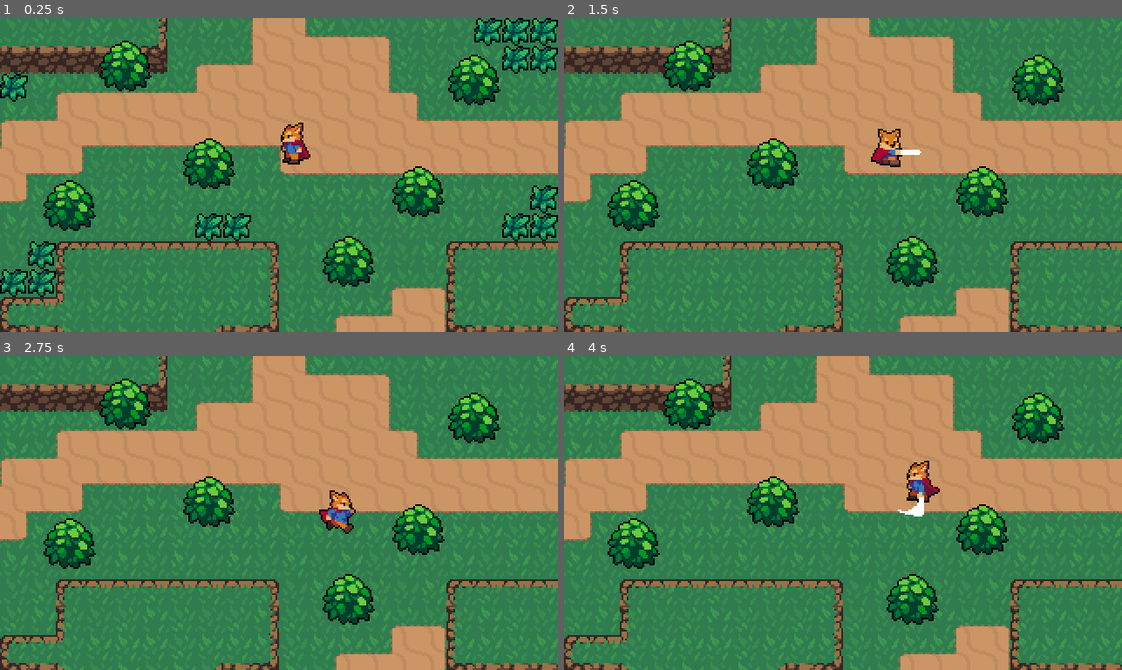
Above: before the commit, frames 1-4 (two rows, left to right).
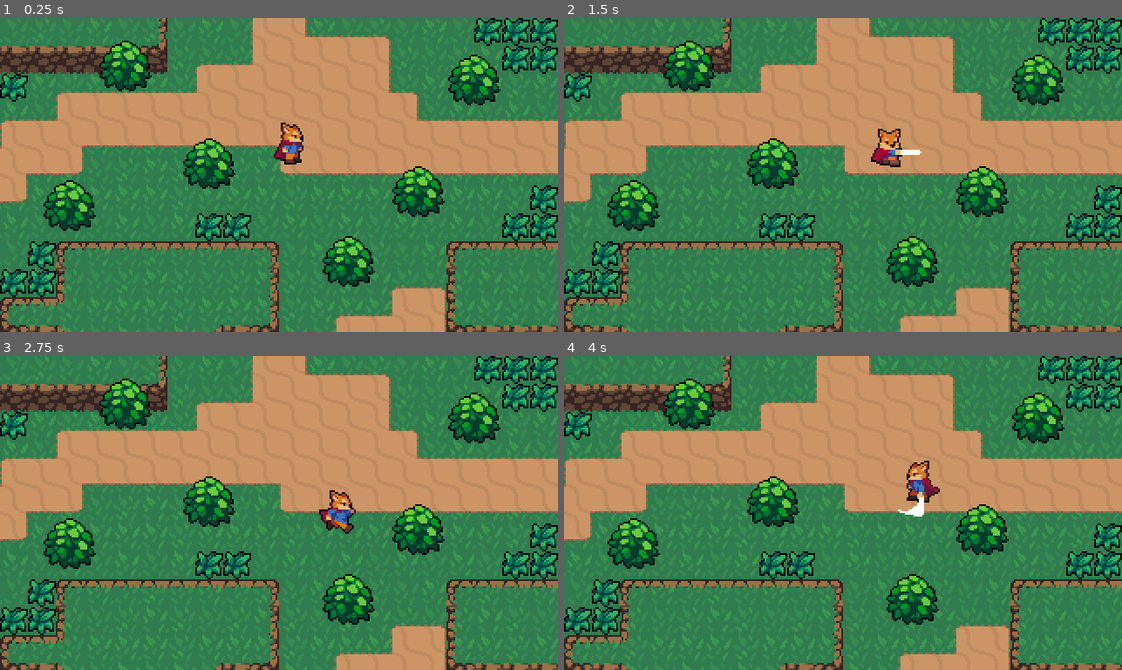
Above: after the commit, the same moments.

Repository: Emka5885/Godot_01
Game: Godot game, scene res://World.tscn
Same seed, same stepped clock (60 frames per second), same inputs: the game is played once before the commit and once after it.
Inputs:
- Up to frame 1 (0.25 s): no input
- Up to frame 2 (1.5 s): tap Enter at 0.5 s; hold Right (ui_right) 0.53-1.28 s; tap Space (attack) at 0.6, 1.35 s; hold Down (ui_down) from 1.28 s (still down)
- Up to frame 3 (2.75 s): release Down (ui_down) at 2.03 s; hold Right (ui_right) from 2.03 s (still down); tap Space (attack) at 2.1 s
- Up to frame 4 (4 s): release Right (ui_right) at 2.78 s; hold Up (ui_up) 2.78-3.53 s; tap Space (attack) at 2.85, 3.6 s; hold Left (ui_left) from 3.53 s (still down)

The runs differ from the first frame. In frame 1, 0.4% of the frame differs, in the area x 49-56%, y 33-47%; in frame 2, 4.7%, in the area x 0-100%, y 0-89%; in frame 3, 4.7%; in frame 4, 4.7%.

Commit message:
#11 - całość

Diff:
--- /dev/null
+++ b/Action RPG/Overlap/Hitbox.tscn
@@ -0,0 +1,7 @@
+[gd_scene format=2]
+
+[node name="Hitbox" type="Area2D"]
+collision_layer = 0
+collision_mask = 0
+
+[node name="CollisionShape2D" type="CollisionShape2D" parent="."]
--- /dev/null
+++ b/Action RPG/Overlap/Hurtbox.tscn
@@ -0,0 +1,7 @@
+[gd_scene format=2]
+
+[node name="Hurtbox" type="Area2D"]
+collision_layer = 0
+collision_mask = 0
+
+[node name="CollisionShape2D" type="CollisionShape2D" parent="."]
--- a/Action RPG/Player/Player.tscn
+++ b/Action RPG/Player/Player.tscn
@@ -1,7 +1,8 @@
-[gd_scene load_steps=38 format=2]
+[gd_scene load_steps=44 format=2]
 
 [ext_resource path="res://Player/Player.gd" type="Script" id=1]
 [ext_resource path="res://Player/Player.png" type="Texture" id=2]
+[ext_resource path="res://Overlap/Hitbox.tscn" type="PackedScene" id=3]
 
 [sub_resource type="CapsuleShape2D" id=1]
 radius = 4.0
@@ -36,6 +37,30 @@
 "method": "attack_animation_finished"
 } ]
 }
+tracks/2/type = "value"
+tracks/2/path = NodePath("HitboxPivot:rotation_degrees")
+tracks/2/interp = 1
+tracks/2/loop_wrap = true
+tracks/2/imported = false
+tracks/2/enabled = true
+tracks/2/keys = {
+"times": PoolRealArray( 0 ),
+"transitions": PoolRealArray( 1 ),
+"update": 0,
+"values": [ 90.0 ]
+}
+tracks/3/type = "value"
+tracks/3/path = NodePath("HitboxPivot/SwordHitbox/CollisionShape2D:disabled")
+tracks/3/interp = 1
+tracks/3/loop_wrap = true
+tracks/3/imported = false
+tracks/3/enabled = true
+tracks/3/keys = {
+"times": PoolRealArray( 0.1, 0.3 ),
+"transitions": PoolRealArray( 1, 1 ),
+"update": 1,
+"values": [ false, true ]
+}
 
 [sub_resource type="Animation" id=26]
 resource_name = "AttackLeft"
@@ -66,6 +91,30 @@
 "method": "attack_animation_finished"
 } ]
 }
+tracks/2/type = "value"
+tracks/2/path = NodePath("HitboxPivot:rotation_degrees")
+tracks/2/interp = 1
+tracks/2/loop_wrap = true
+tracks/2/imported = false
+tracks/2/enabled = true
+tracks/2/keys = {
+"times": PoolRealArray( 0 ),
+"transitions": PoolRealArray( 1 ),
+"update": 0,
+"values": [ 180.0 ]
+}
+tracks/3/type = "value"
+tracks/3/path = NodePath("HitboxPivot/SwordHitbox/CollisionShape2D:disabled")
+tracks/3/interp = 1
+tracks/3/loop_wrap = true
+tracks/3/imported = false
+tracks/3/enabled = true
+tracks/3/keys = {
+"times": PoolRealArray( 0.1, 0.3 ),
+"transitions": PoolRealArray( 1, 1 ),
+"update": 1,
+"values": [ false, true ]
+}
 
 [sub_resource type="Animation" id=27]
 resource_name = "AttackRight"
@@ -96,6 +145,30 @@
 "method": "attack_animation_finished"
 } ]
 }
+tracks/2/type = "value"
+tracks/2/path = NodePath("HitboxPivot:rotation_degrees")
+tracks/2/interp = 1
+tracks/2/loop_wrap = true
+tracks/2/imported = false
+tracks/2/enabled = true
+tracks/2/keys = {
+"times": PoolRealArray( 0 ),
+"transitions": PoolRealArray( 1 ),
+"update": 0,
+"values": [ 0.0 ]
+}
+tracks/3/type = "value"
+tracks/3/path = NodePath("HitboxPivot/SwordHitbox/CollisionShape2D:disabled")
+tracks/3/interp = 1
+tracks/3/loop_wrap = true
+tracks/3/imported = false
+tracks/3/enabled = true
+tracks/3/keys = {
+"times": PoolRealArray( 0.1, 0.3 ),
+"transitions": PoolRealArray( 1, 1 ),
+"update": 1,
+"values": [ false, true ]
+}
 
 [sub_resource type="Animation" id=28]
 resource_name = "AttackUp"
@@ -126,6 +199,30 @@
 "method": "attack_animation_finished"
 } ]
 }
+tracks/2/type = "value"
+tracks/2/path = NodePath("HitboxPivot:rotation_degrees")
+tracks/2/interp = 1
+tracks/2/loop_wrap = true
+tracks/2/imported = false
+tracks/2/enabled = true
+tracks/2/keys = {
+"times": PoolRealArray( 0 ),
+"transitions": PoolRealArray( 1 ),
+"update": 0,
+"values": [ 270.0 ]
+}
+tracks/3/type = "value"
+tracks/3/path = NodePath("HitboxPivot/SwordHitbox/CollisionShape2D:disabled")
+tracks/3/interp = 1
+tracks/3/loop_wrap = true
+tracks/3/imported = false
+tracks/3/enabled = true
+tracks/3/keys = {
+"times": PoolRealArray( 0.1, 0.3 ),
+"transitions": PoolRealArray( 1, 1 ),
+"update": 1,
+"values": [ false, true ]
+}
 
 [sub_resource type="Animation" id=10]
 resource_name = "IdleDown"
@@ -208,6 +305,30 @@
 "transitions": PoolRealArray( 1 ),
 "update": 0,
 "values": [ 1 ]
+}
+tracks/1/type = "value"
+tracks/1/path = NodePath("HitboxPivot:rotation_degrees")
+tracks/1/interp = 1
+tracks/1/loop_wrap = true
+tracks/1/imported = false
+tracks/1/enabled = true
+tracks/1/keys = {
+"times": PoolRealArray( 0 ),
+"transitions": PoolRealArray( 1 ),
+"update": 0,
+"values": [ 0.0 ]
+}
+tracks/2/type = "value"
+tracks/2/path = NodePath("HitboxPivot/SwordHitbox/CollisionShape2D:disabled")
+tracks/2/interp = 1
+tracks/2/loop_wrap = true
+tracks/2/imported = false
+tracks/2/enabled = true
+tracks/2/keys = {
+"times": PoolRealArray( 0 ),
+"transitions": PoolRealArray( 1 ),
+"update": 0,
+"values": [ true ]
 }
 
 [sub_resource type="Animation" id=5]
@@ -303,9 +424,6 @@
 max_space = Vector2( 1, 1.1 )
 blend_mode = 1
 
-[sub_resource type="AnimationNodeAnimation" id=11]
-animation = "IdleLeft"
-
 [sub_resource type="AnimationNodeAnimation" id=12]
 animation = "IdleDown"
 
@@ -315,15 +433,38 @@
 [sub_resource type="AnimationNodeAnimation" id=14]
 animation = "IdleUp"
 
+[sub_resource type="AnimationNodeAnimation" id=38]
+animation = "IdleRight"
+
+[sub_resource type="AnimationNodeAnimation" id=39]
+animation = "IdleUp"
+
+[sub_resource type="AnimationNodeAnimation" id=40]
+animation = "IdleUp"
+
+[sub_resource type="AnimationNodeAnimation" id=41]
+animation = "IdleDown"
+
+[sub_resource type="AnimationNodeAnimation" id=42]
+animation = "IdleLeft"
+
 [sub_resource type="AnimationNodeBlendSpace2D" id=15]
-blend_point_0/node = SubResource( 11 )
-blend_point_0/pos = Vector2( -1, 0 )
-blend_point_1/node = SubResource( 12 )
-blend_point_1/pos = Vector2( 0, 1.1 )
-blend_point_2/node = SubResource( 13 )
-blend_point_2/pos = Vector2( 1, 0 )
-blend_point_3/node = SubResource( 14 )
-blend_point_3/pos = Vector2( 0, -1.1 )
+blend_point_0/node = SubResource( 12 )
+blend_point_0/pos = Vector2( 0, 1.1 )
+blend_point_1/node = SubResource( 13 )
+blend_point_1/pos = Vector2( 1, 0 )
+blend_point_2/node = SubResource( 14 )
+blend_point_2/pos = Vector2( 0, -1.1 )
+blend_point_3/node = SubResource( 38 )
+blend_point_3/pos = Vector2( 1, 0 )
+blend_point_4/node = SubResource( 39 )
+blend_point_4/pos = Vector2( 0, 1.1 )
+blend_point_5/node = SubResource( 40 )
+blend_point_5/pos = Vector2( 0, -1.1 )
+blend_point_6/node = SubResource( 41 )
+blend_point_6/pos = Vector2( 0, 1.1 )
+blend_point_7/node = SubResource( 42 )
+blend_point_7/pos = Vector2( -1, 0 )
 min_space = Vector2( -1, -1.1 )
 max_space = Vector2( 1, 1.1 )
 blend_mode = 1
@@ -373,7 +514,11 @@
 
 [sub_resource type="AnimationNodeStateMachinePlayback" id=17]
 
+[sub_resource type="CapsuleShape2D" id=37]
+height = 12.0
+
 [node name="Player" type="KinematicBody2D"]
+collision_layer = 2
 script = ExtResource( 1 )
 
 [node name="Sprite" type="Sprite" parent="."]
@@ -408,3 +553,19 @@
 parameters/Attack/blend_position = Vector2( 0, 0 )
 parameters/Idle/blend_position = Vector2( 0, 0 )
 parameters/Run/blend_position = Vector2( 0, 0 )
+
+[node name="HitboxPivot" type="Position2D" parent="."]
+position = Vector2( 0, -4 )
+__meta__ = {
+"_gizmo_extents_": 8.0
+}
+
+[node name="SwordHitbox" parent="HitboxPivot" instance=ExtResource( 3 )]
+position = Vector2( 15, 0 )
+collision_mask = 8
+
+[node name="CollisionShape2D" parent="HitboxPivot/SwordHitbox" index="0"]
+shape = SubResource( 37 )
+disabled = true
+
+[editable path="HitboxPivot/SwordHitbox"]
--- a/Action RPG/World.tscn
+++ b/Action RPG/World.tscn
@@ -499,6 +499,7 @@
 [node name="DirtCliffTileMap" type="TileMap" parent="."]
 tile_set = SubResource( 2 )
 cell_size = Vector2( 32, 32 )
+collision_mask = 0
 format = 1
 tile_data = PoolIntArray( -1, 0, 0, -65536, 0, 1, -65535, 0, 1, -65534, 0, 2, 65535, 0, 131072, 0, 0, 131073, 1, 0, 131 …(343 unchanged characters)…
 
--- a/Action RPG/World/Grass.gd
+++ b/Action RPG/World/Grass.gd
@@ -1,10 +1,13 @@
 extends Node2D
 
-func _process(delta):
-	if Input.is_action_just_pressed("attack"):
-		var GrassEffect = load("res://Effects/GrassEffect.tscn")
-		var grassEffect = GrassEffect.instance()
-		var world = get_tree().current_scene
-		world.add_child(grassEffect)
-		grassEffect.global_position = global_position
-		queue_free()
+func create_grass_effect():
+	var GrassEffect = load("res://Effects/GrassEffect.tscn")
+	var grassEffect = GrassEffect.instance()
+	var world = get_tree().current_scene
+	world.add_child(grassEffect)
+	grassEffect.global_position = global_position
+
+
+func _on_Hurtbox_area_entered(area):
+	create_grass_effect()
+	queue_free()
--- a/Action RPG/World/Grass.tscn
+++ b/Action RPG/World/Grass.tscn
@@ -1,7 +1,11 @@
-[gd_scene load_steps=3 format=2]
+[gd_scene load_steps=5 format=2]
 
 [ext_resource path="res://World/Grass.png" type="Texture" id=1]
 [ext_resource path="res://World/Grass.gd" type="Script" id=2]
+[ext_resource path="res://Overlap/Hurtbox.tscn" type="PackedScene" id=3]
+
+[sub_resource type="RectangleShape2D" id=1]
+extents = Vector2( 7, 7 )
 
 [node name="Grass" type="Node2D"]
 script = ExtResource( 2 )
@@ -10,3 +14,14 @@
 texture = ExtResource( 1 )
 centered = false
 offset = Vector2( -8, -8 )
+
+[node name="Hurtbox" parent="." instance=ExtResource( 3 )]
+collision_layer = 8
+
+[node name="CollisionShape2D" parent="Hurtbox" index="0"]
+position = Vector2( 8, 8 )
+shape = SubResource( 1 )
+
+[connection signal="area_entered" from="Hurtbox" to="." method="_on_Hurtbox_area_entered"]
+
+[editable path="Hurtbox"]
--- a/Action RPG/project.godot
+++ b/Action RPG/project.godot
@@ -88,6 +88,13 @@
  ]
 }
 
+[layer_names]
+
+2d_physics/layer_1="World"
+2d_physics/layer_2="Player"
+2d_physics/layer_3="PlayerHutbox"
+2d_physics/layer_4="EnemyHurtbox"
+
 [physics]
 
 common/enable_pause_aware_picking=true
